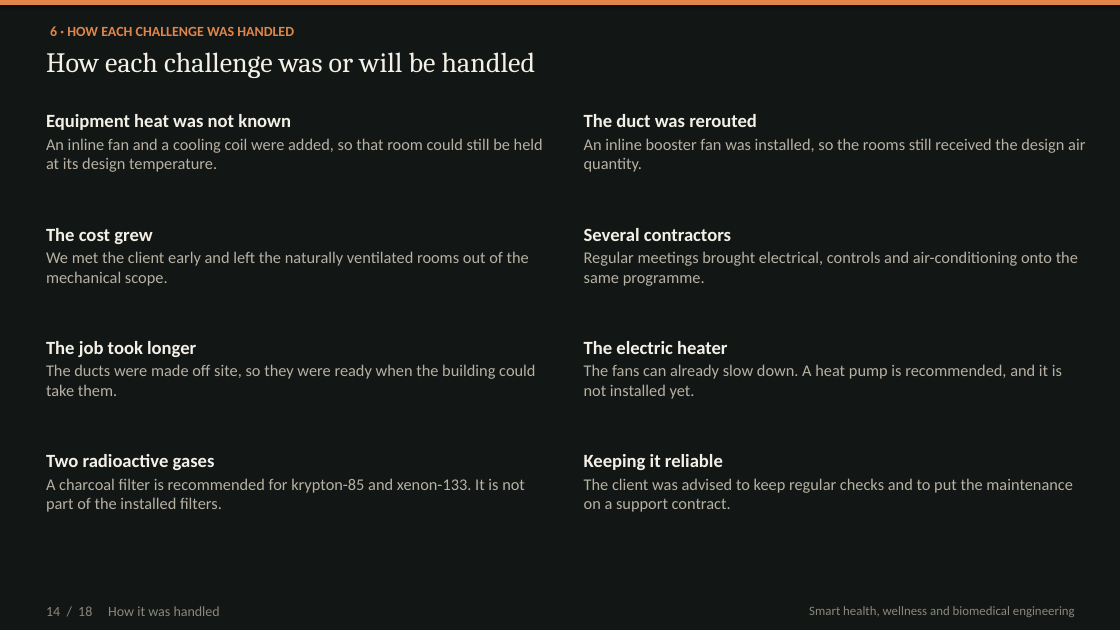
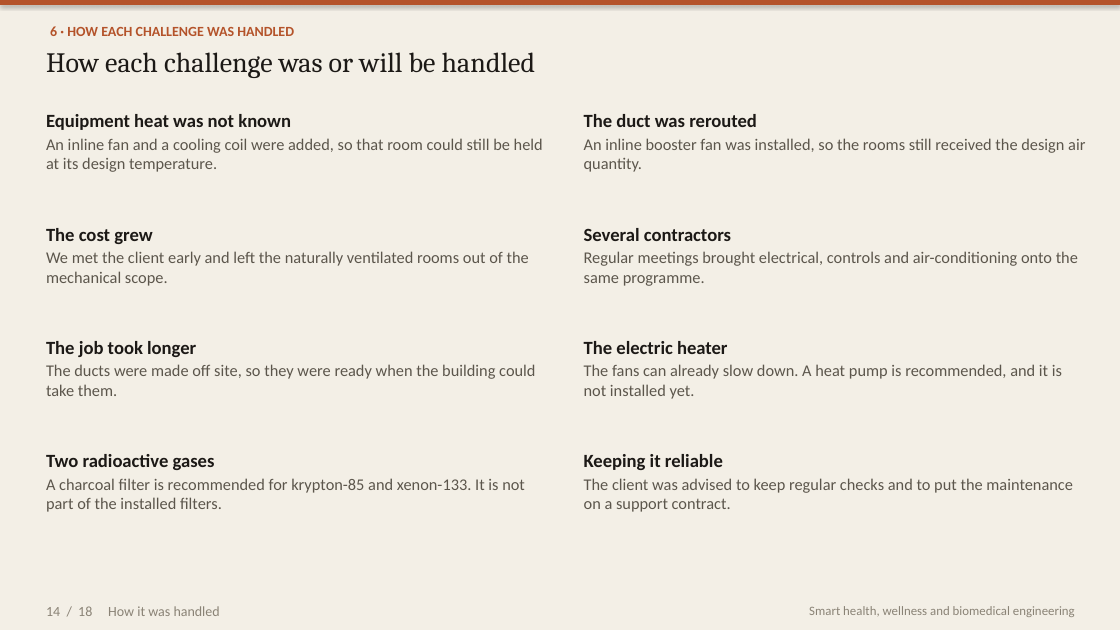
Before and after one commit to kakaijacob/Special-Operations-Schema, a slide deck: slide 14 of iek-talks/IEK_Cyclotron_HVAC_18_slides.pptx. Drawn at 1120x630 pixels with LibreOffice and Linux fonts; fonts in the diff are those of the drawing. Boxes give left, top, right and bottom in pixels: in the first picture for what was removed or moved away, otherwise in the second. Text is boxed around its words. In the diff, an @@ line names an element or a change of style, - is before the commit and + after.

```diff
--- a/iek-talks/IEK_Cyclotron_HVAC_18_slides.pptx
+++ b/iek-talks/IEK_Cyclotron_HVAC_18_slides.pptx
@@ background #121614 to #F3EFE6 @@
@@ rectangle at (x1=0, y1=0, x2=1120, y2=5): fill #E1864A to #B4532A @@
@@ text "6 · HOW EACH CHALLENGE ..." at (x1=50, y1=26, x2=294, y2=36): text colour #E1864A to #B4532A @@
@@ text "How each challenge was or ..." at (x1=46, y1=52, x2=535, y2=78): text colour #F3F0E7 to #1C1916 @@
@@ text "Equipment heat was not known" at (x1=46, y1=114, x2=543, y2=172): text colour #F3F0E7 to #1C1916 in "Equipment heat was not known"; text colour #B7B1A4 to #5C564C in "An inline fan and a cooling coil ..." @@
@@ text "The duct was rerouted" at (x1=584, y1=114, x2=1085, y2=172): text colour #F3F0E7 to #1C1916 in "The duct was rerouted"; text colour #B7B1A4 to #5C564C in "An inline booster fan was installed, so ..." @@
@@ text "The cost grew" at (x1=46, y1=228, x2=529, y2=286): text colour #F3F0E7 to #1C1916 in "The cost grew"; text colour #B7B1A4 to #5C564C in "We met the client early and left ..." @@
@@ text "Several contractors" at (x1=584, y1=228, x2=1078, y2=286): text colour #F3F0E7 to #1C1916 in "Several contractors"; text colour #B7B1A4 to #5C564C in "Regular meetings brought electrical, controls and air-condit ..." @@
@@ text "The job took longer" at (x1=46, y1=341, x2=535, y2=396): text colour #F3F0E7 to #1C1916 in "The job took longer"; text colour #B7B1A4 to #5C564C in "The ducts were made off site, so ..." @@
@@ text "The electric heater" at (x1=584, y1=341, x2=1062, y2=399): text colour #F3F0E7 to #1C1916 in "The electric heater"; text colour #B7B1A4 to #5C564C in "The fans can already slow down. A ..." @@
@@ text "Two radioactive gases" at (x1=46, y1=454, x2=525, y2=512): text colour #F3F0E7 to #1C1916 in "Two radioactive gases"; text colour #B7B1A4 to #5C564C in "A charcoal filter is recommended for krypton-85 ..." @@
@@ text "Keeping it reliable" at (x1=584, y1=454, x2=1073, y2=512): text colour #F3F0E7 to #1C1916 in "Keeping it reliable"; text colour #B7B1A4 to #5C564C in "The client was advised to keep regular ..." @@
@@ text "14 / 18 How it ..." at (x1=46, y1=606, x2=220, y2=616): text colour #8D877B to #8A8376 @@
@@ text "Smart health, wellness and biomedical ..." at (x1=809, y1=606, x2=1075, y2=617): text colour #8D877B to #8A8376 @@
```
Also in this commit, not shown: 17 other slides changed, 2 other files.
